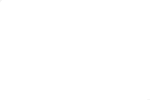
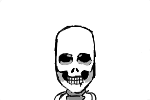
Layered file, before and after one edit (w=150, h=100). Changes by layer:
added layer "Calque 10" above "Calque 9" over [0, 0, 150, 100]
